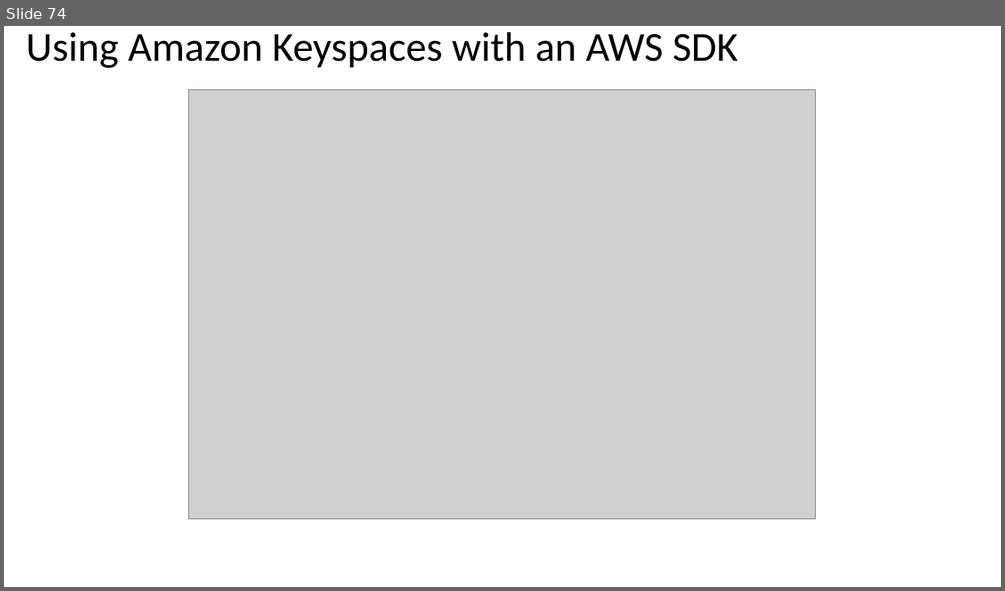
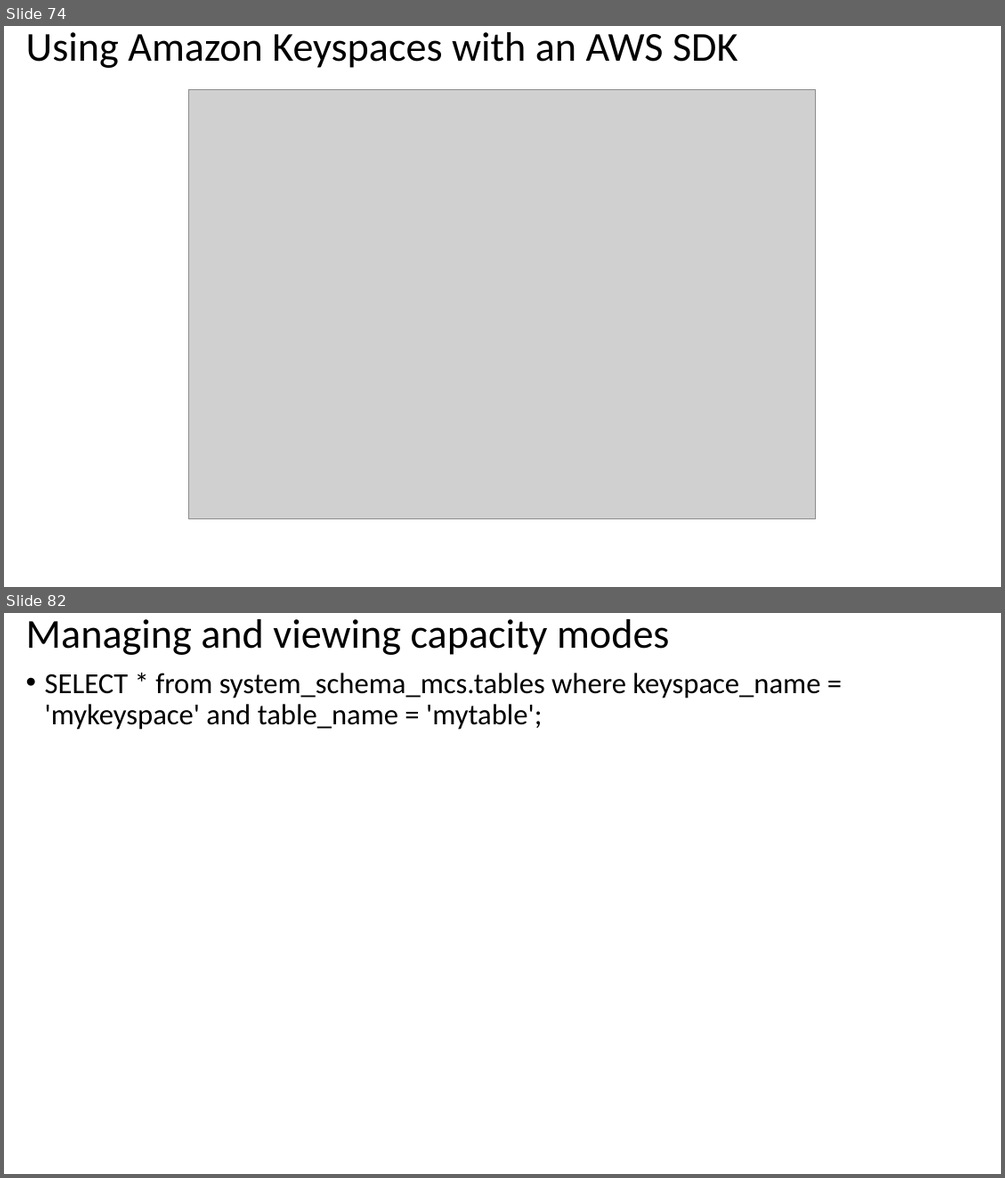
Before and after one commit to atingupta2005/nosql-databases-aws-azure-oct-23, a slide deck: PPTs/3-AWS-Keyspaces.pptx. Shown one above the other, each under a label of ours: slide 74 before the commit, slides 74 and 82 after it; the slides between them are not shown. The pictures are 1005x591 and 1005x1178 pixels, drawn with LibreOffice and Linux fonts; fonts in the diff are those of the drawing; grey boxes stand for pictures. Boxes give left, top, right and bottom in pixels: in the first picture for what was removed or moved away, otherwise in the second. Text is boxed around its words. In the diff, an @@ line names an element or a change of style, - is before the commit and + after.

```diff
--- a/PPTs/3-AWS-Keyspaces.pptx
+++ b/PPTs/3-AWS-Keyspaces.pptx
@@ slide 82 added at (4, 613, 1001, 1174), background #FFFFFF @@
@@ title added at (26, 619, 669, 655), 39.6 pt, text #000000 @@
+Managing and viewing capacity modes
@@ text added at (45, 673, 820, 730), 28 pt, text #000000 @@
+• SELECT * from system_schema_mcs.tables where keyspace_name = 'mykeyspace' and table_name = 'mytable';
```
Also in this commit, not shown: 48 slides changed, 42 other slides added, 3 other files.
